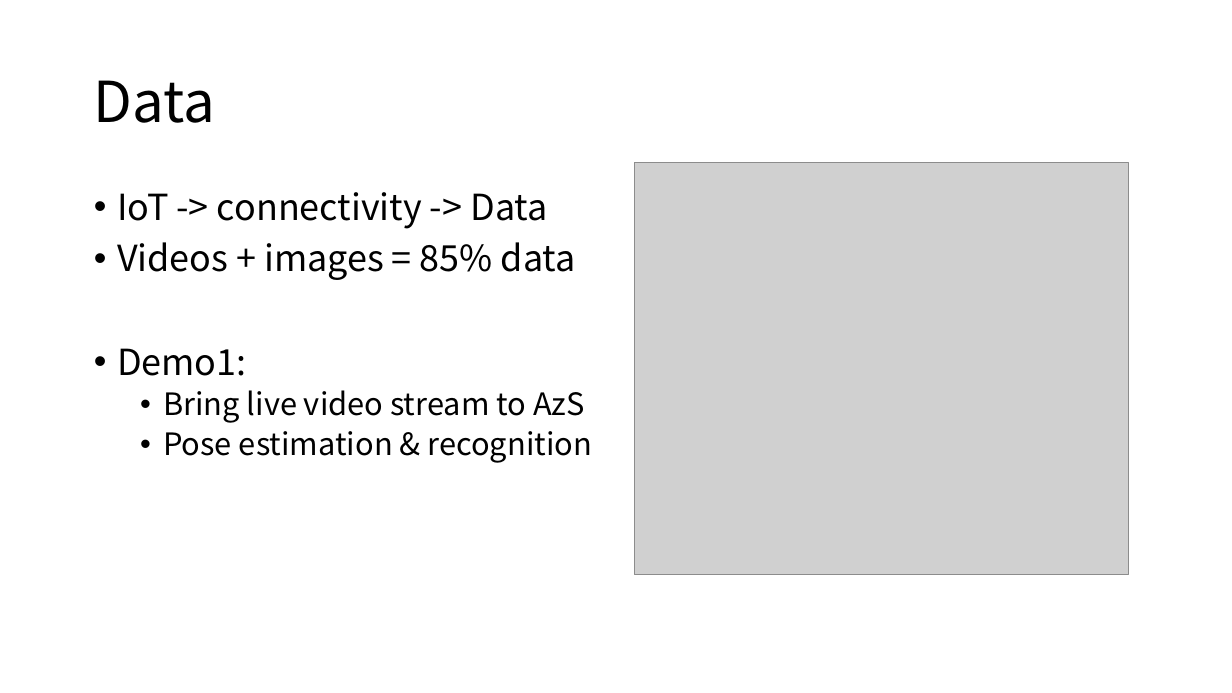
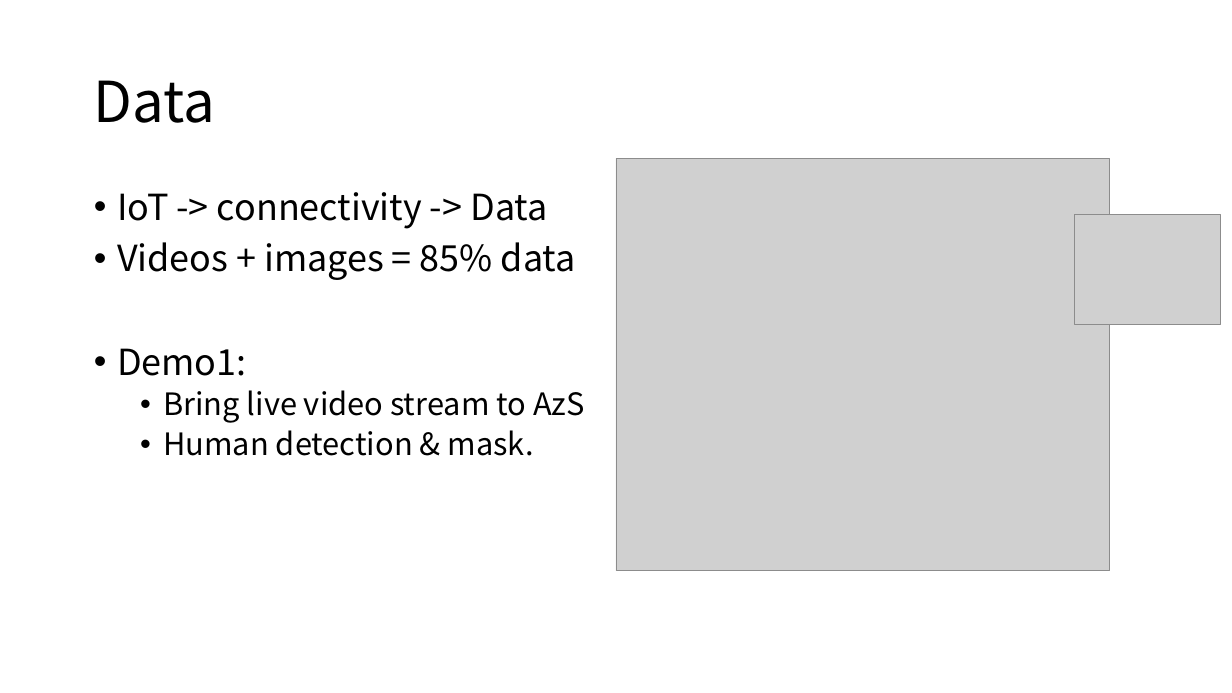
Before and after one commit to AbelHu/OpenCV_on_Raspberry_Pi, a slide deck: slide 4 of AI_exploration_and_demo.pptx. Drawn at 1232x693 pixels with LibreOffice and Linux fonts; fonts in the diff are those of the drawing; grey boxes stand for pictures. Boxes give left, top, right and bottom in pixels: in the first picture for what was removed or moved away, otherwise in the second. Text is boxed around its words. In the diff, an @@ line names an element or a change of style, - is before the commit and + after.

```diff
--- a/AI_exploration_and_demo.pptx
+++ b/AI_exploration_and_demo.pptx
@@ picture: place and size @@
-picture at (635,163,1128,575)
+picture at (616,159,1110,571)
@@ picture added at (1075,214,1221,324) @@
@@ text at (163,430,534,456): text changed @@
-  • Pose estimation & recognition
+  • Human detection & mask.
```
Also in this commit, not shown: 6 other slides changed, 1 slide added, 1 slide removed, 1 other file.
